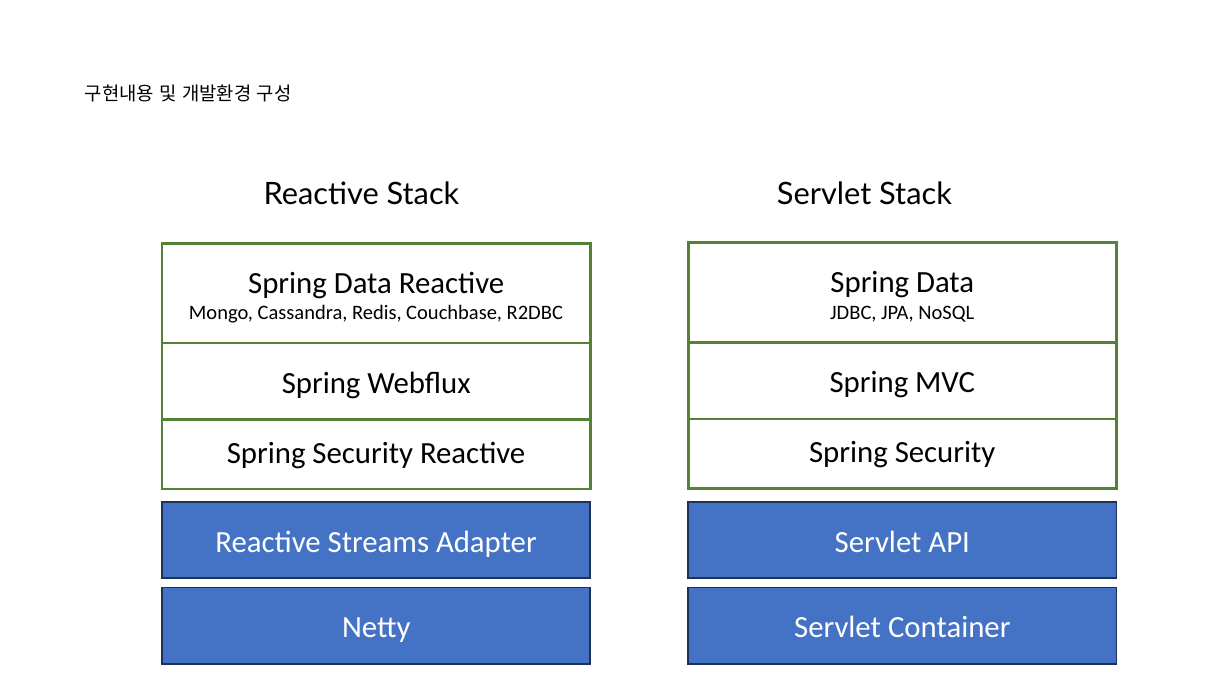
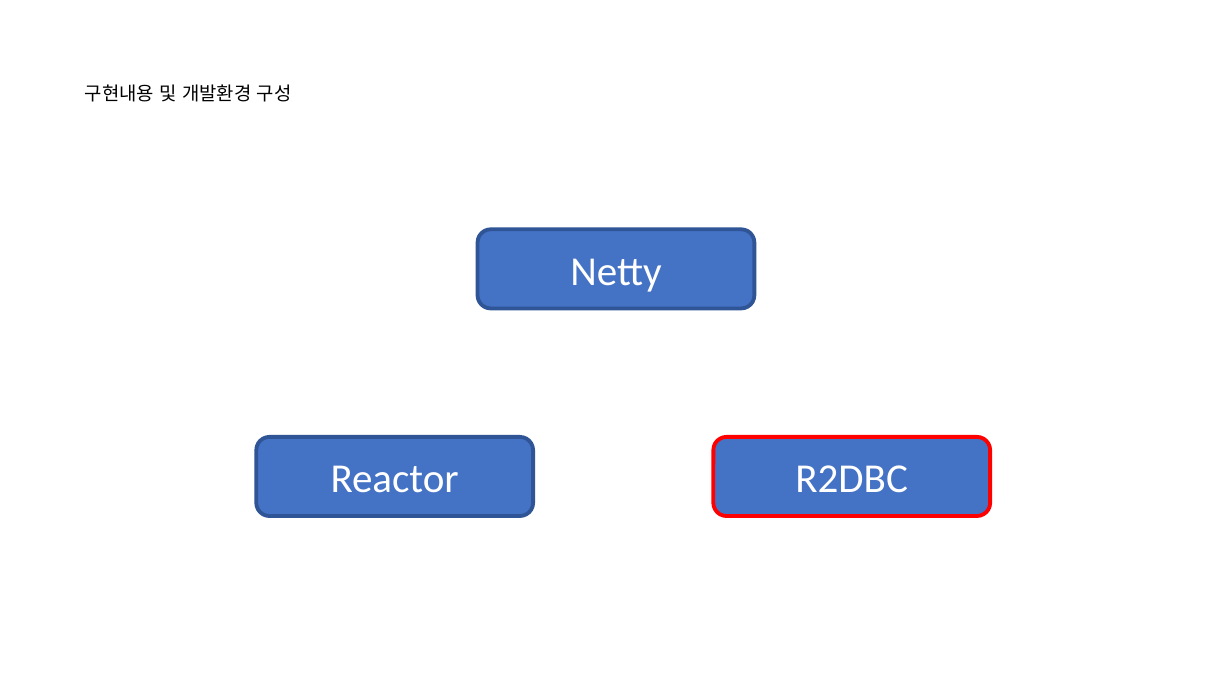
Before and after one commit to nayasis/fastcampus-hyper-webflux, a slide deck: slide 6 of 99.ppt/[Ch4-3. 비동기 서비스 구현 (Spring Webflux)].pptx (slide 3 before the commit). Drawn at 1232x693 pixels with LibreOffice and Linux fonts; fonts in the diff are those of the drawing; background and template pictures are left out. Boxes give left, top, right and bottom in pixels: in the first picture for what was removed or moved away, otherwise in the second. Text is boxed around its words. In the diff, an @@ line names an element or a change of style, - is before the commit and + after.

```diff
--- a/99.ppt/[Ch4-3. 비동기 서비스 구현 (Spring Webflux)].pptx
+++ b/99.ppt/[Ch4-3. 비동기 서비스 구현 (Spring Webflux)].pptx
@@ text removed at [264,181,460,205] @@
-Reactive Stack
@@ text removed at [777,181,952,205] @@
-Servlet Stack
@@ rounded rectangle "Netty": place and size @@
-rounded rectangle "Netty" at [163,588,591,664]
+rounded rectangle "Netty" at [478,229,755,308]
@@ rounded rectangle "Netty" at [478,229,755,308]: size 18 to 24 pt; rectangle to rounded rectangle; outline #1E3256 1 pt to #2F5597 2.25 pt @@
@@ rectangle removed at [163,244,591,344] @@
-Spring Data Reactive
-Mongo, Cassandra, Redis, Couchbase, R2DBC
@@ rectangle removed at [689,243,1117,342] @@
-Spring Data
-JDBC, JPA, NoSQL
@@ rectangle removed at [163,342,591,419] @@
-Spring Webflux
@@ rectangle removed at [689,342,1117,419] @@
-Spring MVC
@@ rectangle removed at [163,413,591,489] @@
-Spring Security Reactive
@@ rectangle removed at [689,411,1117,488] @@
-Spring Security
@@ rounded rectangle added at [256,437,533,516], fill #4472C4, outline #2F5597 2.25 pt, 24 pt, text #FFFFFF @@
+Reactor
@@ rounded rectangle added at [713,437,991,516], fill #4472C4, outline #FF0000 2.25 pt, 24 pt, text #FFFFFF @@
+R2DBC
@@ rectangle removed at [163,501,591,578] @@
-Reactive Streams Adapter
@@ rectangle removed at [689,501,1117,578] @@
-Servlet API
@@ rectangle removed at [689,588,1117,664] @@
-Servlet Container
```
Also in this commit, not shown: 3 other slides changed, 2 slides removed.
